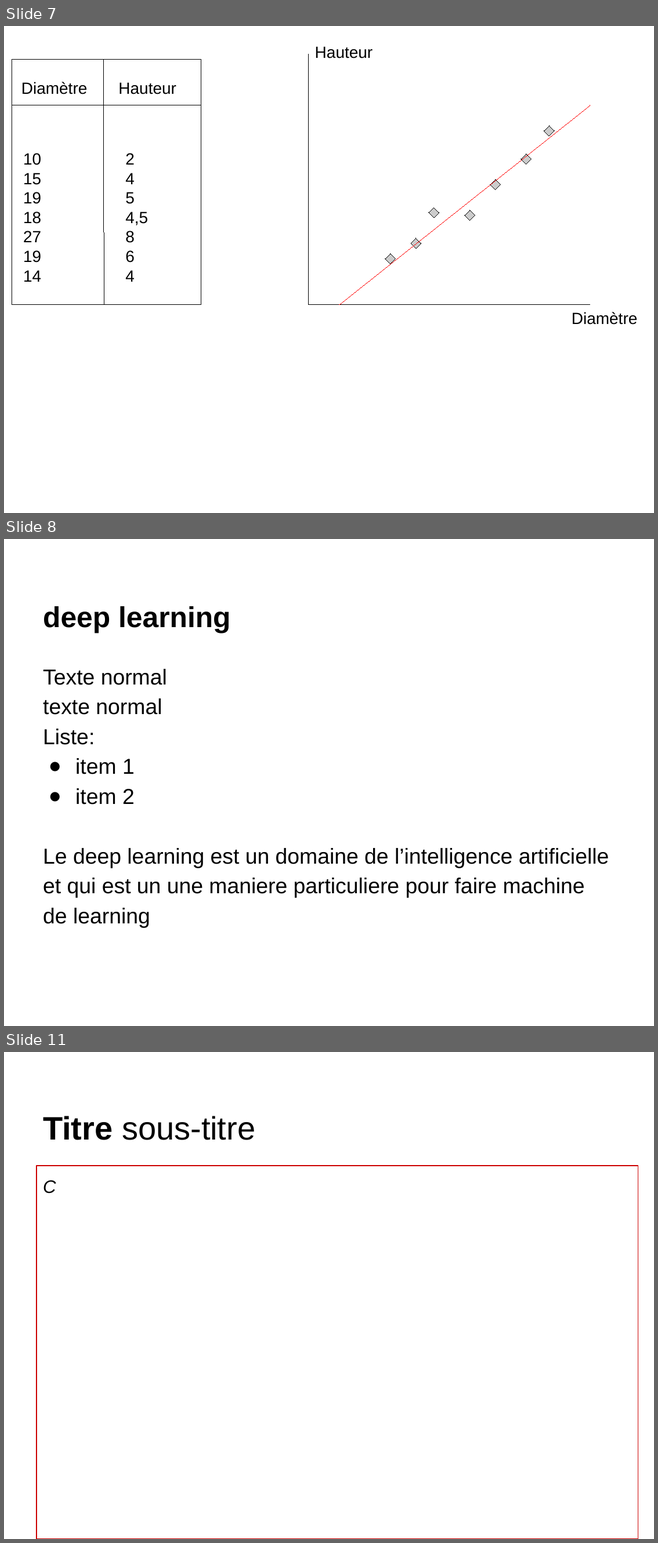
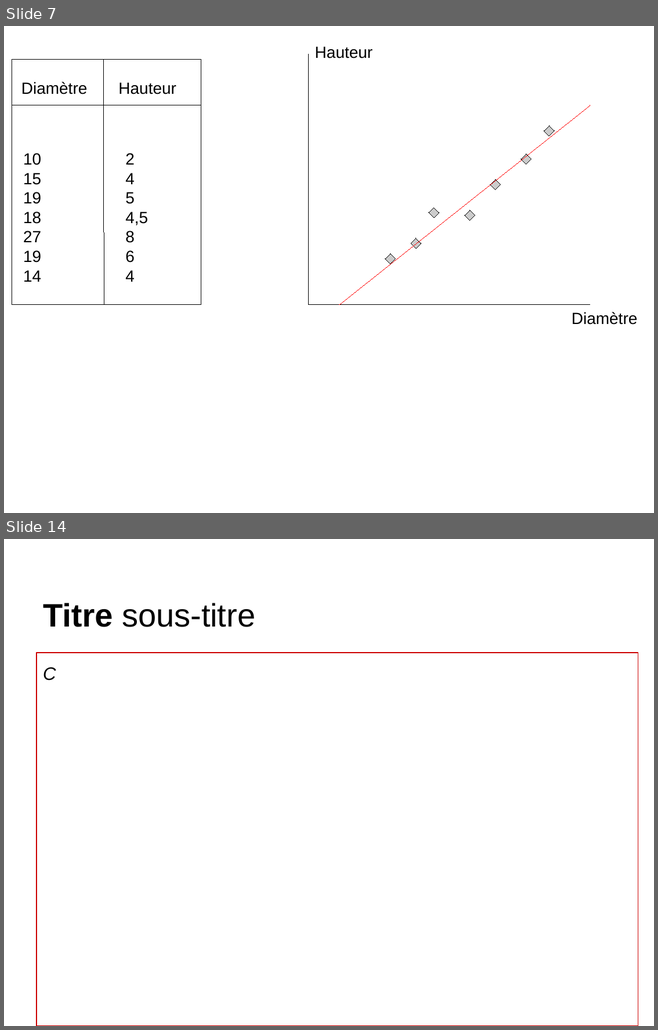
Before and after one commit to chihebguelmami2017/GL_DL, a slide deck: PresentationTemplatef.odp. Shown one above the other, each under a label of ours: slides 7, 8 and 11 before the commit, slides 7 and 14 after it; the slides between them are not shown. The pictures are 658x1543 and 658x1030 pixels, drawn with LibreOffice and Linux fonts; fonts in the diff are those of the drawing. Boxes give left, top, right and bottom in pixels: in the first picture for what was removed or moved away, otherwise in the second. Text is boxed around its words. In the diff, an @@ line names an element or a change of style, - is before the commit and + after.

```diff
--- a/PresentationTemplatef.odp
+++ b/PresentationTemplatef.odp
@@ slide 8 removed at (x1=4, y1=539, x2=654, y2=1026), background #FFFFFF @@
@@ title removed at (x1=43, y1=606, x2=230, y2=633) @@
-deep learning
@@ text removed at (x1=43, y1=669, x2=609, y2=928) @@
-Texte normal
-texte normal
-Liste:
-● item 1
-● item 2
-Le deep learning est un domaine de l’intelligence artificielle et qui est un une maniere particuliere pour faire machine de learning
@@ what was slide 11 is now slide 14 @@
```
Also in this commit, not shown: 6 slides added, 2 other slides removed.
